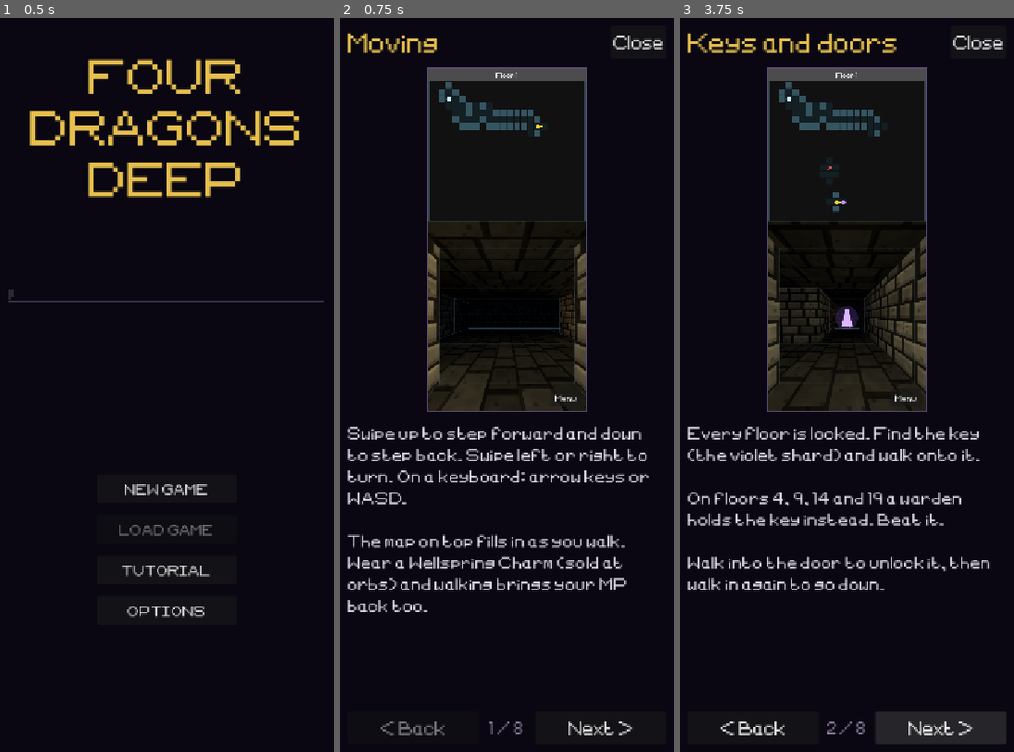
Above: before the commit, frames 1-3 (left to right).
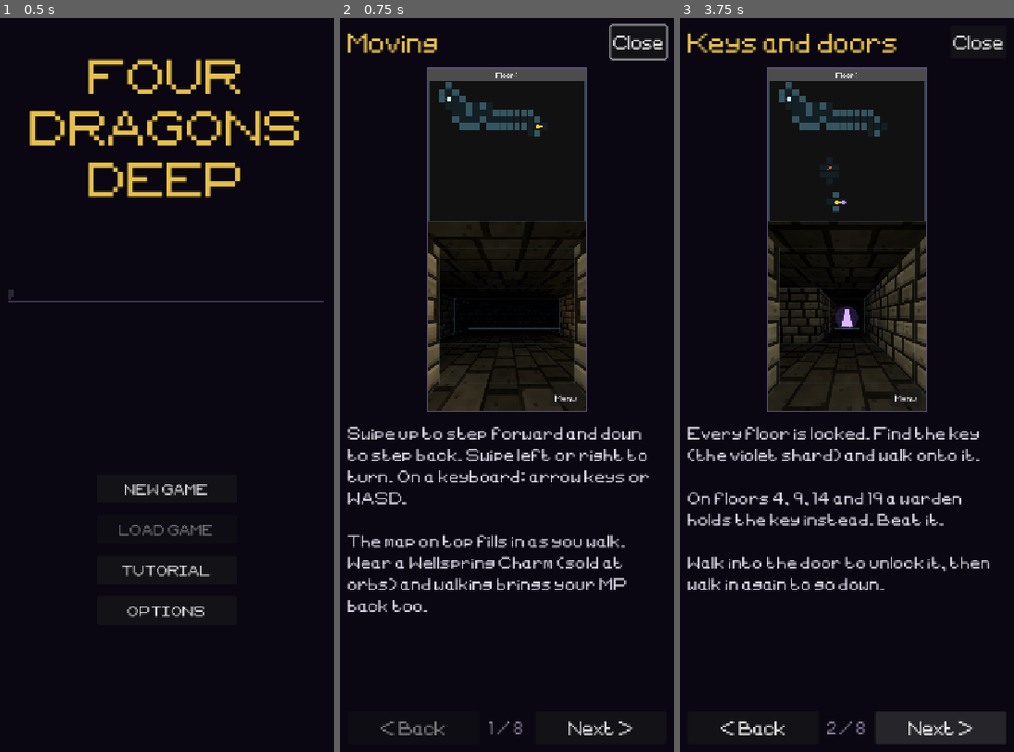
Above: after the commit, the same moments.

Repository: tausiftt5238/four-dragons-deep
Game: Godot game, scene res://scenes/title.tscn
The game is run twice, just before and just after one commit, with the same random seed, the same clock (stepped at 60 frames per second) and the same inputs.
Inputs:
- Up to frame 1 (0.5 s): no input
- Up to frame 2 (0.75 s): click "TUTORIAL" at 0.5 s
- Up to frame 3 (3.75 s): click "OPTIONS" at 1.25 s; click "NEW GAME" at 2 s; click "NEW GAME" at 2.75 s; click "Next >" at 3.5 s

Frame 1 is identical in both runs. In frame 2, 0.2% of the frame differs, in the area x 80-99%, y 0-6%; in frame 3, nothing differs.

Commit message:
Intro: yes no longer re-presses NEW GAME behind it; box fits the longest line, hint below it
The title button kept the cursor under the intro, so every Z started another
intro on top (and enough of them crashed). Panels over the title now take the
cursor and hand it back when they close, so backing out of Options keeps it.

Co-Authored-By: Claude Opus 5.5 <noreply@anthropic.com>
Claude-Session: https://claude.ai/code/session_01XmT6KBpVQdMo7RAVghnEp7

Diff:
--- a/scripts/ui/intro_ui.gd
+++ b/scripts/ui/intro_ui.gd
@@ -103,6 +103,9 @@
 
 func _ready() -> void:
 	set_anchors_and_offsets_preset(Control.PRESET_FULL_RECT)
+	# Yes comes here through _unhandled_input; a button left with the cursor
+	# behind the intro would take it first.
+	get_viewport().gui_release_focus()
 	Music.play(Music.ORB if rescue else Music.INTRO)
 	_build()
 	if rescue:
@@ -172,8 +175,10 @@
 	box.anchor_right = 1.0
 	box.offset_left = 18.0
 	box.offset_right = -18.0
-	box.offset_top = _feet_y() + 50.0
-	box.offset_bottom = _feet_y() + (220.0 if Build.steam() else 330.0)
+	# Tall enough for the longest line, so the box never grows under the
+	# hint (or, on a PC, off the bottom of the screen).
+	box.offset_top = _feet_y() + (40.0 if Build.steam() else 50.0)
+	box.offset_bottom = _feet_y() + (310.0 if Build.steam() else 390.0)
 	if Build.steam():
 		# A reading width, not the whole screen.
 		box.anchor_left = 0.5
@@ -209,7 +214,7 @@
 	hint.horizontal_alignment = HORIZONTAL_ALIGNMENT_CENTER
 	hint.anchor_left = 0.0
 	hint.anchor_right = 1.0
-	var below: float = _feet_y() + (226.0 if Build.steam() else 340.0)
+	var below: float = box.offset_bottom + 4.0
 	hint.offset_top = below
 	hint.offset_bottom = below + 30.0
 	add_child(hint)
@@ -231,7 +236,7 @@
 # The floor the captain stands on, just above the dialogue box: under the
 # phone's map band, or in the upper half of a wide screen.
 func _feet_y() -> float:
-	return 250.0 if Build.steam() else Main.MAP_PANE_H + 160.0
+	return 190.0 if Build.steam() else Main.MAP_PANE_H + 160.0
 
 
 func _actor(sprite_id: String) -> AnimatedPortrait:
--- a/scripts/ui/title_screen.gd
+++ b/scripts/ui/title_screen.gd
@@ -3,6 +3,10 @@
 class_name TitleScreen extends Control
 
 const _FONT := preload("res://resources/misc/OldSchoolAdventures-42j9.ttf") as FontFile
+
+# A run is on its way in: the intro or the loading screen.
+var _starting: bool = false
+var _descending: bool = false
 
 
 func _ready() -> void:
@@ -158,6 +162,12 @@
 
 # A new run opens on the captain's briefing; loading a save skips it.
 func _on_new_game() -> void:
+	# The intro listens for yes itself; left on NEW GAME, every yes would
+	# press it again and stack another intro on top.
+	if _starting:
+		return
+	_starting = true
+	get_viewport().gui_release_focus()
 	GameBoot.pending_slot = 0
 	GameBoot.pending_abyss = ""
 	var fade: ScreenFade = ScreenFade.cover(get_tree())
@@ -170,6 +180,9 @@
 
 # Through black to the loading screen, which carries on into the game.
 func _descend_into_game() -> void:
+	if _descending:
+		return
+	_descending = true
 	var fade: ScreenFade = ScreenFade.cover(get_tree())
 	await fade.covered
 	LoadingScreen.change_scene(get_tree(), "res://scenes/main.tscn")
@@ -182,7 +195,7 @@
 	var panel: Control = Control.new()
 	panel.name = "AbyssMenu"
 	panel.set_anchors_and_offsets_preset(Control.PRESET_FULL_RECT)
-	add_child(panel)
+	_cover(panel)
 	var veil: ColorRect = ColorRect.new()
 	veil.color = Color(0.03, 0.01, 0.06, 0.94)
 	veil.set_anchors_and_offsets_preset(Control.PRESET_FULL_RECT)
@@ -228,7 +241,7 @@
 	var panel: Control = Control.new()
 	panel.name = "RecordsPanel"
 	panel.set_anchors_and_offsets_preset(Control.PRESET_FULL_RECT)
-	add_child(panel)
+	_cover(panel)
 	var veil: ColorRect = ColorRect.new()
 	veil.color = Color(0.03, 0.02, 0.06, 1.0)
 	veil.set_anchors_and_offsets_preset(Control.PRESET_FULL_RECT)
@@ -261,6 +274,10 @@
 
 
 func _start_abyss(how: String) -> void:
+	if _starting:
+		return
+	_starting = true
+	get_viewport().gui_release_focus()
 	GameBoot.pending_slot = 0
 	GameBoot.pending_abyss = how
 	if how != "new":
@@ -284,13 +301,13 @@
 func _on_tutorial() -> void:
 	var tut: TutorialUI = TutorialUI.new()
 	tut.closed.connect(func() -> void: tut.queue_free())
-	add_child(tut)
+	_cover(tut)
 
 
 func _on_options() -> void:
 	var ui: OptionsUI = OptionsUI.new()
 	ui.closed.connect(func() -> void: ui.queue_free())
-	add_child(ui)
+	_cover(ui)
 
 
 func _on_load_game() -> void:
@@ -298,6 +315,7 @@
 	picker.mode = "load"
 	picker.beside_map = false
 	picker.slot_chosen.connect(func(slot: int) -> void:
+		_starting = true
 		GameBoot.pending_abyss = ""
 		GameBoot.pending_slot = slot
 		_descend_into_game()
@@ -305,7 +323,33 @@
 	picker.cancelled.connect(func() -> void:
 		picker.queue_free()
 	)
-	add_child(picker)
+	_cover(picker)
+
+
+# Opens a panel over the title. The cursor moves into it, so yes cannot
+# press the button underneath, and goes back to that button when it closes,
+# so a pad or a keyboard carries on without a click.
+func _cover(panel: Control) -> void:
+	var back: Control = get_viewport().gui_get_focus_owner()
+	get_viewport().gui_release_focus()
+	panel.tree_exited.connect(func() -> void:
+		if is_instance_valid(back) and back.is_inside_tree() and not _starting:
+			back.grab_focus()
+	)
+	add_child(panel)
+	if back != null:
+		_focus_in.call_deferred(panel)
+
+
+func _focus_in(panel: Control) -> void:
+	if not is_instance_valid(panel) or not panel.is_inside_tree():
+		return
+	var owner_now: Control = get_viewport().gui_get_focus_owner()
+	if owner_now != null and panel.is_ancestor_of(owner_now):
+		return
+	var f: Control = SidePanel._first_focusable(panel)
+	if f != null:
+		f.grab_focus()
 
 
 func _make_lbl(text: String, size: int, color: Color) -> Label:
